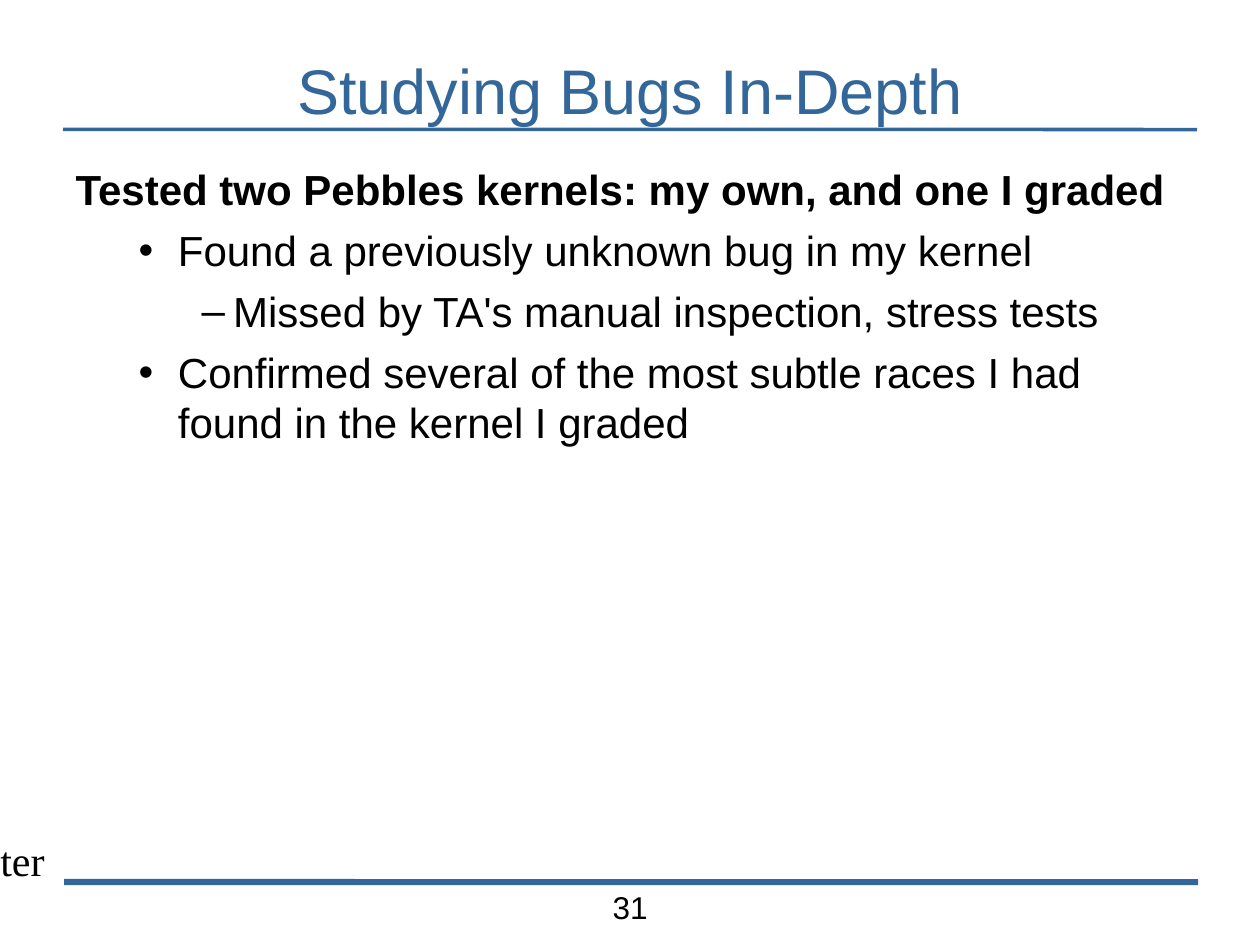
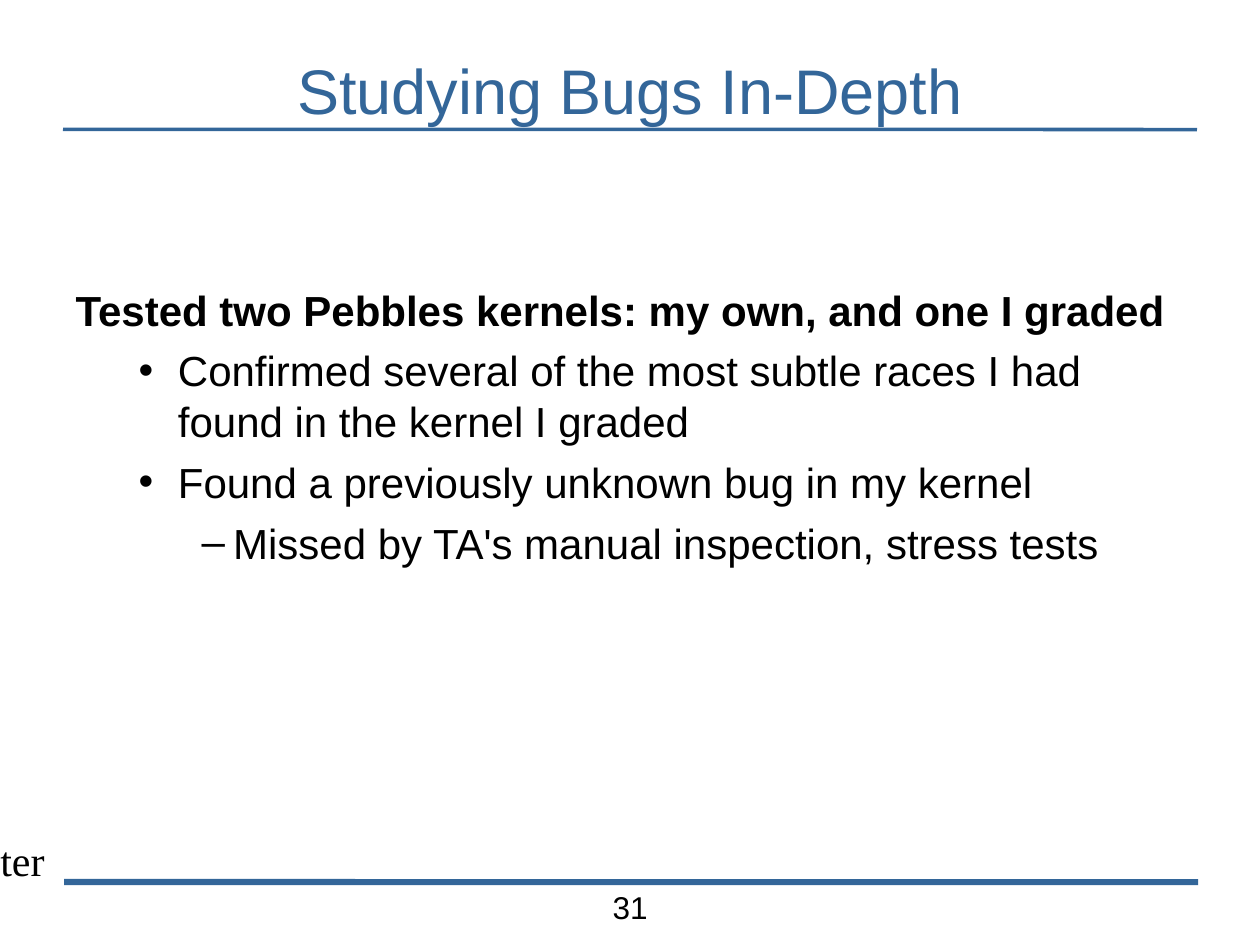
Before and after one commit to bblum/talks, a slide deck: slide 31 of pdl-retreat/pdl-talk.odp. Drawn at 1260x945 pixels with LibreOffice and Linux fonts; fonts in the diff are those of the drawing; background and template pictures are left out. Boxes give left, top, right and bottom in pixels: in the first picture for what was removed or moved away, otherwise in the second. Text is boxed around its words. In the diff, an @@ line names an element or a change of style, - is before the commit and + after.

```diff
--- a/pdl-retreat/pdl-talk.odp
+++ b/pdl-retreat/pdl-talk.odp
@@ text at [178, 355, 1081, 445]: paragraph added @@
+  • Confirmed several of the most subtle races I had found in the kernel I graded
@@ text at [178, 357, 1081, 447]: paragraph removed @@
-  • Confirmed several of the most subtle races I had found in the kernel I graded
```
Also in this commit, not shown: 7 other slides changed, 1 slide added.
